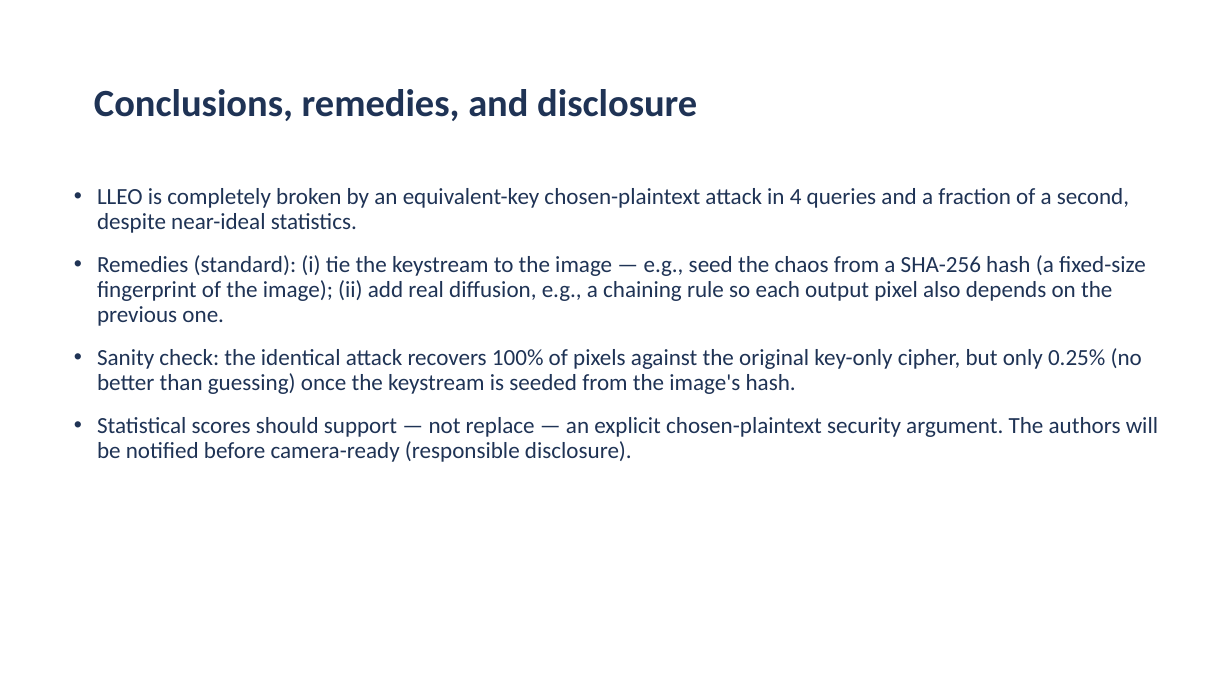
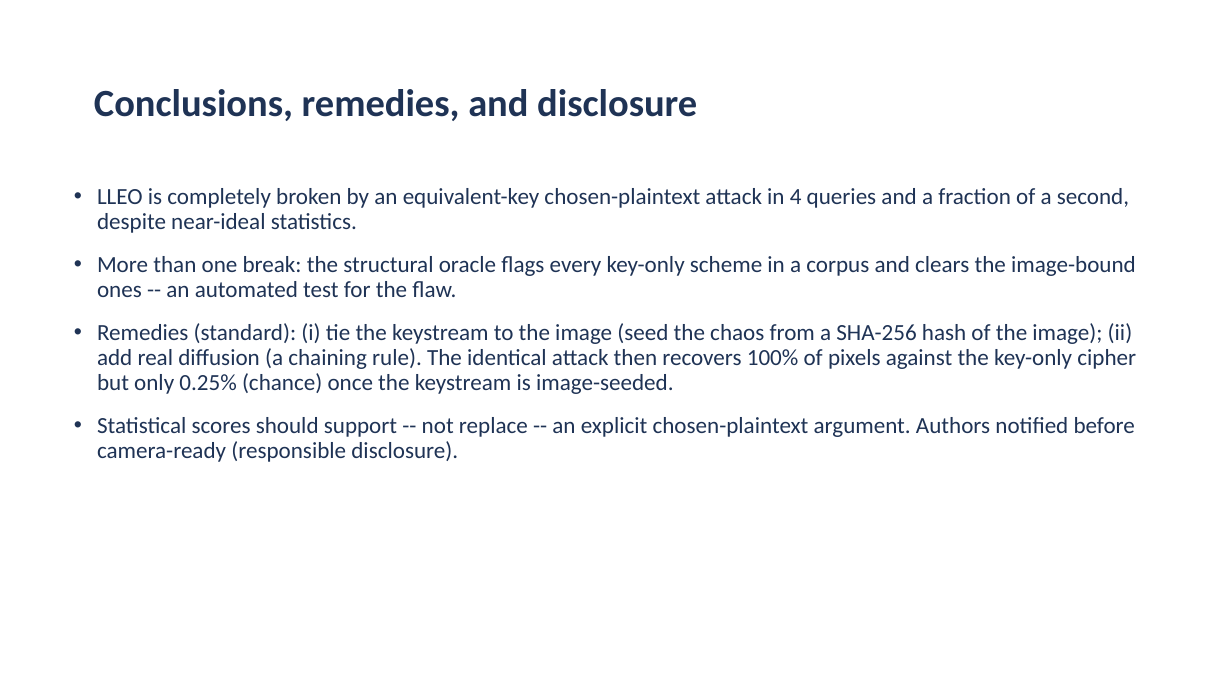
Before and after one commit to aiparallel0/chaoscrypt, a slide deck: slide 13 of papers/paper1-chaos-cpa/presentation.pptx (slide 12 before the commit). Drawn at 1232x693 pixels with LibreOffice and Linux fonts; fonts in the diff are those of the drawing; background and template pictures are left out. Boxes give left, top, right and bottom in pixels: in the first picture for what was removed or moved away, otherwise in the second. Text is boxed around its words. In the diff, an @@ line names an element or a change of style, - is before the commit and + after.

```diff
--- a/papers/paper1-chaos-cpa/presentation.pptx
+++ b/papers/paper1-chaos-cpa/presentation.pptx
@@ text at (97, 256, 1136, 462): text changed @@
-• Remedies (standard): (i) tie the keystream to the image — e.g., seed the chaos from a SHA-256 hash (a fixed-size fingerprint of the image); (ii) add real diffusion, e.g., a chaining rule so each output pixel also depends on the previous one.
-• Sanity check: the identical attack recovers 100% of pixels against the original key-only cipher, but only 0.25% (no better than guessing) once the keystream is seeded from the image's hash.
-• Statistical scores should support — not replace — an explicit chosen-plaintext security argument. The authors will be notified before camera-ready (responsible disclosure).
+• More than one break: the structural oracle flags every key-only scheme in a corpus and clears the image-bound ones -- an automated test for the flaw.
+• Remedies (standard): (i) tie the keystream to the image (seed the chaos from a SHA-256 hash of the image); (ii) add real diffusion (a chaining rule). The identical attack then recovers 100% of pixels against the key-only cipher but only 0.25% (chance) once the keystream is image-seeded.
+• Statistical scores should support -- not replace -- an explicit chosen-plaintext argument. Authors notified before camera-ready (responsible disclosure).
```
Also in this commit, not shown: 2 other slides changed, 1 slide added, 26 other files.
